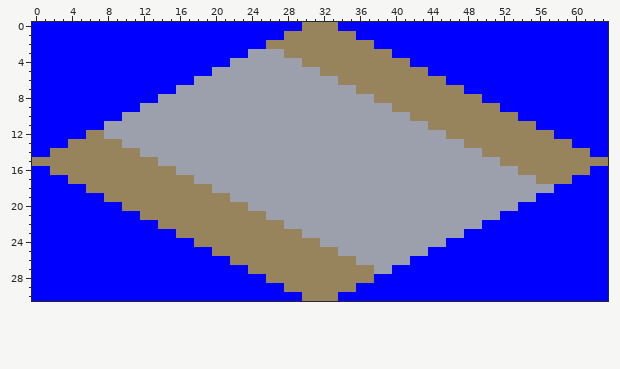
Two states of a pixel-art sprite, src/sprites/1332.png. The picture above was drawn from the file before the commit.
The file is 64x31 pixels.
After:
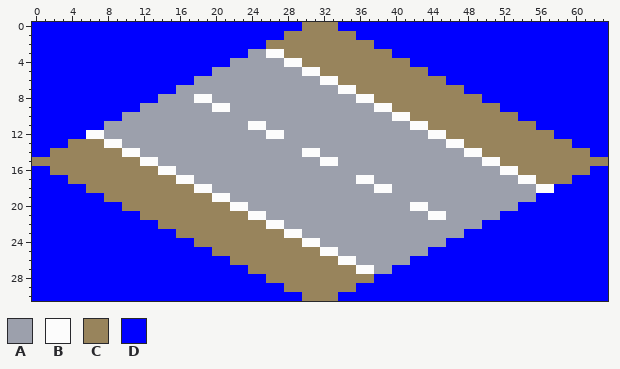
Palette (. is transparent): A #9ca0ac  B #fcfcfc  C #98845c  D #0000ff
Diff:
The edit turns colour A into colour B in row 3 at x 26 to 27; in row 4 at x 28 to 29; in row 5 at x 30 to 31; in row 6 at x 32 to 33; in row 7 at x 34 to 35; in row 8 at x 18 to 19 and 36 to 37.
The edit turns colour A into colour B in row 9 at x 20 to 21 and 38 to 39; in row 10 at x 40 to 41; in row 11 at x 24 to 25 and 42 to 43; in row 12 at x 26 to 27 and 44 to 45; in row 13 at x 46 to 47; in row 14 at x 30 to 31 and 48 to 49.
The edit turns colour A into colour B in row 15 at x 32 to 33 and 50 to 51; in row 16 at x 52 to 53; in row 17 at x 36 to 37 and 54 to 55; in row 18 at x 38 to 39 and 56 to 57; in row 20 at x 42 to 43; in row 21 at x 44 to 45.
The edit turns colour C into colour B in row 12 at x 6 to 7; in row 13 at x 8 to 9; in row 14 at x 10 to 11; in row 15 at x 12 to 13; in row 16 at x 14 to 15; in row 17 at x 16 to 17.
The edit turns colour C into colour B in row 18 at x 18 to 19; in row 19 at x 20 to 21; in row 20 at x 22 to 23; in row 21 at x 24 to 25; in row 22 at x 26 to 27; in row 23 at x 28 to 29.
The edit turns colour C into colour B in row 24 at x 30 to 31; in row 25 at x 32 to 33; in row 26 at x 34 to 35; in row 27 at x 36 to 37.
Where, in picture pixels (left, top, right, bottom), the same in both pictures:
changed: (86, 49, 554, 274)
